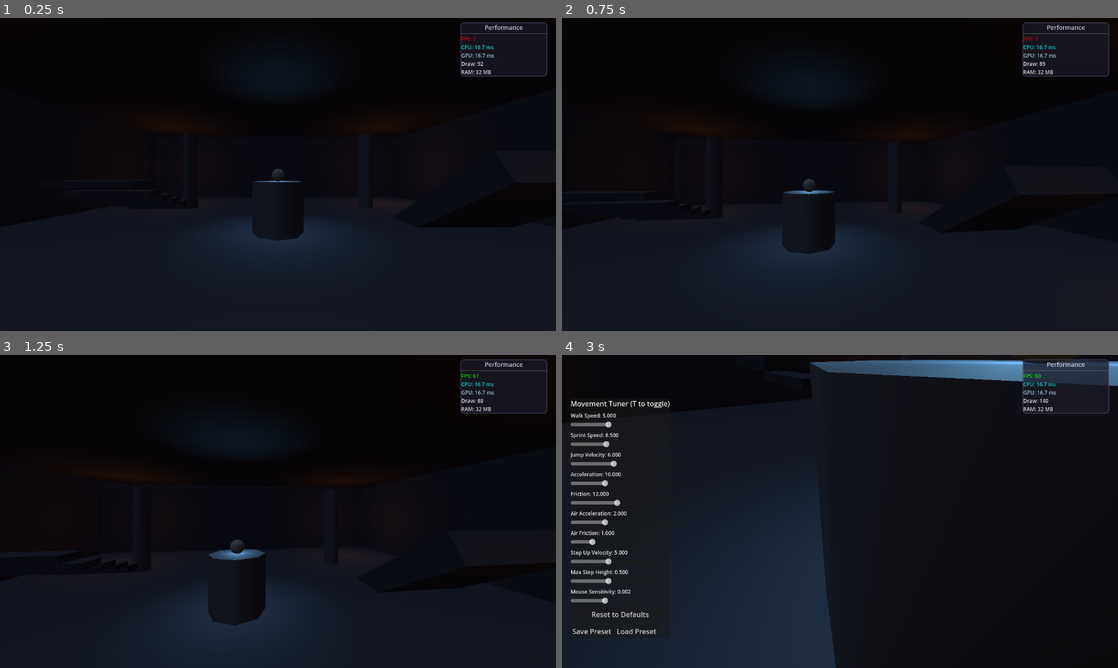
Above: before the commit, frames 1-4 (two rows, left to right).
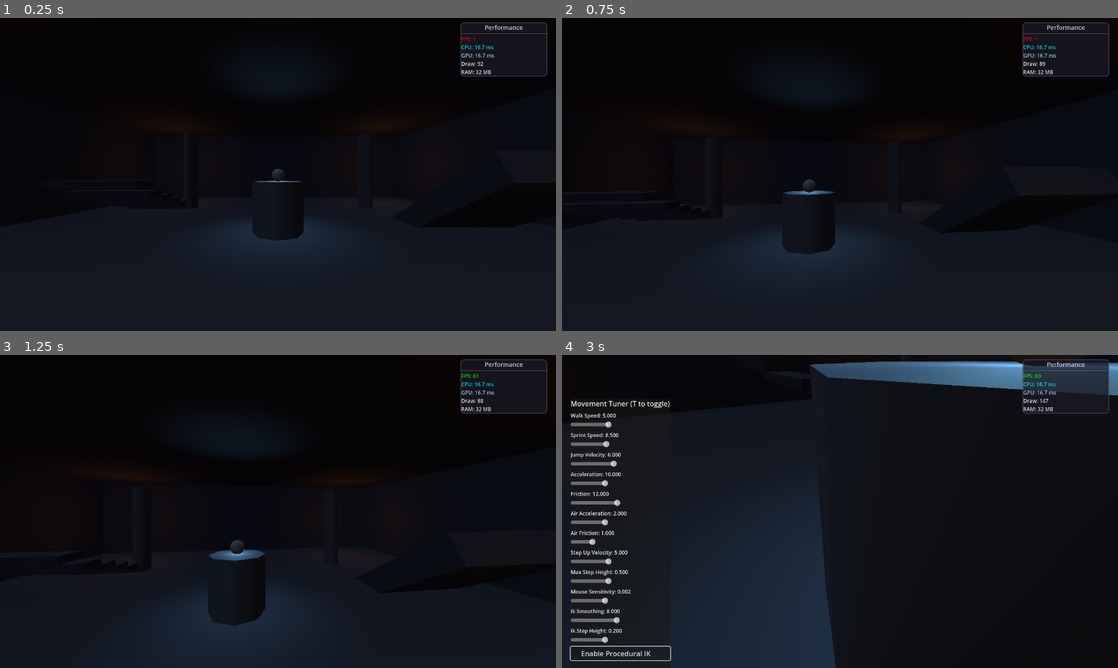
Above: after the commit, the same moments.

Repository: alanops/brackeys-gamejam-2025
Game: Godot game, scene res://src/scenes/DungeonRoomFixed.tscn
The game is run twice, just before and just after one commit, with the same random seed, the same clock (stepped at 60 frames per second) and the same inputs.
Inputs (mouse positions are in pixels of both pictures, inside the frame that each line leads up to):
- Up to frame 1 (0.25 s): no input
- Up to frame 2 (0.75 s): move the mouse to (867, 174) at 0.52 s; hold W (move_forward) from 0.53 s (still down); hold Space (jump) from 0.53 s (still down)
- Up to frame 3 (1.25 s): keep holding W (move_forward); keep holding Space (jump)
- Up to frame 4 (3 s): move the mouse to (812, 511) at 1.27 s; release Space (jump) at 1.28 s; tap Shift (sprint) at 1.35 s; tap Space (jump) at 1.52, 1.55, 1.82, 2.3 s; move the mouse to (851, 505) at 2.02 s; hold T (toggle_movement_tuner) 2.03-2.75 s; release W (move_forward) at 2.75 s; click (623, 652) at 2.75 s, where only the run after the commit has a clickable "Enable Procedural IK"

Frame 1 is identical in both runs. In frame 2, less than 0.1% of the frame differs, in the area x 39-50%, y 51-76%; in frame 3, less than 0.1%; in frame 4, 2.6%, in the area x 1-100%, y 1-98%.

Commit message:
Add procedural IK system for smooth stair climbing
Procedural IK features:
- Automatic height adjustment based on ground detection
- Smoothly raises player when approaching steps
- Real-time tunable parameters in Movement Tuner
- Can be toggled on/off with checkbox

IK Parameters:
- IK Smoothing (2-15): How quickly player adjusts height
- IK Step Height (0.05-0.5): Target height above ground

How it works:
- Casts rays down from virtual 'feet' positions
- Detects ground height and smoothly adjusts player
- Only active when on ground and not jumping
- Replaces bouncy step-up when enabled

Benefits over manual step-up:
- Much smoother stair climbing
- No sudden velocity changes
- Natural-looking height transitions
- Works on any angled surface

Diff:
--- a/src/scenes/Player.tscn
+++ b/src/scenes/Player.tscn
@@ -1,6 +1,7 @@
-[gd_scene load_steps=4 format=3 uid="uid://c8qhvmp2xvl5d"]
+[gd_scene load_steps=5 format=3 uid="uid://c8qhvmp2xvl5d"]
 
 [ext_resource type="Script" path="res://src/scripts/FirstPersonController.gd" id="1_qxvmp"]
+[ext_resource type="Script" path="res://src/scripts/ProceduralStepIK.gd" id="2_ik_script"]
 
 [sub_resource type="CapsuleShape3D" id="CapsuleShape3D_1"]
 radius = 0.4
@@ -25,3 +26,6 @@
 [node name="Camera3D" type="Camera3D" parent="."]
 transform = Transform3D(1, 0, 0, 0, 1, 0, 0, 0, 1, 0, 1.6, 0)
 fov = 75.0
+
+[node name="ProceduralStepIK" type="Node3D" parent="."]
+script = ExtResource("2_ik_script")
--- a/src/scripts/FirstPersonController.gd
+++ b/src/scripts/FirstPersonController.gd
@@ -37,6 +37,7 @@
 var mouse_sensitivity = MOUSE_SENSITIVITY
 
 @onready var camera = $Camera3D
+@onready var procedural_ik = $ProceduralStepIK
 
 func _ready():
 	add_to_group("player")
@@ -93,8 +94,10 @@
 	move_and_slide()
 
 	# Handle step-up after moving to detect collisions
+	# Only use manual step-up if IK is disabled or not available
 	if not noclip_enabled and is_on_floor():
-		handle_step_up(delta)
+		if not procedural_ik or not procedural_ik.enabled:
+			handle_step_up(delta)
 
 func handle_normal_movement(delta):
 	# Add gravity
@@ -199,6 +202,14 @@
 			max_step_height = value
 		"mouse_sensitivity":
 			mouse_sensitivity = value
+		"ik_smoothing":
+			if procedural_ik:
+				procedural_ik.smoothing_speed = value
+				print("IK smoothing set to: ", value)
+		"ik_step_height":
+			if procedural_ik:
+				procedural_ik.step_height_offset = value
+				print("IK step height set to: ", value)
 
 func toggle_noclip():
 	noclip_enabled = !noclip_enabled
--- a/src/scripts/MovementTuner.gd
+++ b/src/scripts/MovementTuner.gd
@@ -16,6 +16,8 @@
 	"step_up_velocity": {"min": 2.0, "max": 10.0, "step": 0.1, "default": 5.0},
 	"max_step_height": {"min": 0.2, "max": 1.0, "step": 0.1, "default": 0.5},
 	"mouse_sensitivity": {"min": 0.0005, "max": 0.005, "step": 0.0001, "default": 0.002},
+	"ik_smoothing": {"min": 2.0, "max": 15.0, "step": 0.5, "default": 8.0},
+	"ik_step_height": {"min": 0.05, "max": 0.5, "step": 0.05, "default": 0.2},
 }
 
 func _ready():
@@ -43,6 +45,13 @@
 	for param_name in movement_params:
 		var param_data = movement_params[param_name]
 		create_parameter_slider(vbox, param_name, param_data)
+
+	# IK Toggle
+	var ik_toggle = CheckBox.new()
+	ik_toggle.text = "Enable Procedural IK"
+	ik_toggle.button_pressed = true
+	ik_toggle.toggled.connect(_on_ik_toggled)
+	vbox.add_child(ik_toggle)
 
 	# Reset button
 	var reset_btn = Button.new()
@@ -100,6 +109,12 @@
 	else:
 		print("No player reference for parameter update: %s" % param_name)
 
+func _on_ik_toggled(pressed: bool):
+	if player_ref and player_ref.has_node("ProceduralStepIK"):
+		var ik_node = player_ref.get_node("ProceduralStepIK")
+		ik_node.enabled = pressed
+		print("Procedural IK ", "enabled" if pressed else "disabled")
+
 func _on_reset_pressed():
 	for param_name in movement_params:
 		var default_value = movement_params[param_name].default
--- /dev/null
+++ b/src/scripts/PlayerIK.gd
@@ -0,0 +1,99 @@
+extends Node3D
+
+# IK system for player foot placement
+# Requires a skeleton with leg bones and IK targets
+
+@export var skeleton: Skeleton3D
+@export var left_foot_ik: SkeletonIK3D
+@export var right_foot_ik: SkeletonIK3D
+@export var raycast_distance: float = 2.0
+@export var foot_offset: float = 0.1
+@export var interpolation_speed: float = 10.0
+@export var max_foot_distance: float = 0.5
+
+var left_foot_target: Vector3
+var right_foot_target: Vector3
+var left_foot_position: Vector3
+var right_foot_position: Vector3
+
+@onready var space_state = get_world_3d().direct_space_state
+
+func _ready():
+	if not skeleton:
+		push_error("PlayerIK: No skeleton assigned!")
+		set_physics_process(false)
+		return
+
+	# Initialize foot positions
+	if left_foot_ik:
+		left_foot_position = left_foot_ik.get_target_transform().origin
+		left_foot_target = left_foot_position
+
+	if right_foot_ik:
+		right_foot_position = right_foot_ik.get_target_transform().origin
+		right_foot_target = right_foot_position
+
+func _physics_process(delta):
+	if not skeleton:
+		return
+
+	# Cast rays down from each foot to find ground
+	update_foot_placement(left_foot_ik, left_foot_target, left_foot_position, delta)
+	update_foot_placement(right_foot_ik, right_foot_target, right_foot_position, delta)
+
+func update_foot_placement(foot_ik: SkeletonIK3D, target: Vector3, current_pos: Vector3, delta: float):
+	if not foot_ik:
+		return
+
+	# Get the foot bone's world position
+	var foot_bone_id = foot_ik.get_tip_bone()
+	var foot_transform = skeleton.global_transform * skeleton.get_bone_global_pose(foot_bone_id)
+	var foot_origin = foot_transform.origin
+
+	# Cast ray down from foot position
+	var ray_start = foot_origin + Vector3(0, 0.5, 0)
+	var ray_end = foot_origin + Vector3(0, -raycast_distance, 0)
+
+	var ray_params = PhysicsRayQueryParameters3D.create(ray_start, ray_end)
+	ray_params.exclude = [get_parent()] # Exclude the player
+	ray_params.collision_mask = 1 # Only check against ground layer
+
+	var result = space_state.intersect_ray(ray_params)
+
+	if result:
+		# Found ground - place foot with offset
+		var new_target = result.position + Vector3(0, foot_offset, 0)
+
+		# Clamp foot movement to prevent overextension
+		var hip_position = foot_origin + Vector3(0, max_foot_distance, 0)
+		if new_target.distance_to(hip_position) > max_foot_distance:
+			var direction = (new_target - hip_position).normalized()
+			new_target = hip_position + direction * max_foot_distance
+
+		target = new_target
+	else:
+		# No ground found - use default position
+		var default_transform = foot_ik.get_target_transform()
+		target = skeleton.global_transform * default_transform.origin
+
+	# Smoothly interpolate to target position
+	current_pos = current_pos.lerp(target, interpolation_speed * delta)
+
+	# Update IK target
+	var ik_transform = foot_ik.get_target_transform()
+	ik_transform.origin = skeleton.global_transform.inverse() * current_pos
+	foot_ik.set_target_transform(ik_transform)
+
+	# Store the positions for next frame
+	if foot_ik == left_foot_ik:
+		left_foot_target = target
+		left_foot_position = current_pos
+	else:
+		right_foot_target = target
+		right_foot_position = current_pos
+
+func set_ik_enabled(enabled: bool):
+	if left_foot_ik:
+		left_foot_ik.start(enabled)
+	if right_foot_ik:
+		right_foot_ik.start(enabled)
--- /dev/null
+++ b/src/scripts/ProceduralStepIK.gd
@@ -0,0 +1,79 @@
+extends Node3D
+
+# Procedural IK system for smooth stair climbing
+# This adjusts the player's height based on foot placement
+
+@export var step_height_offset: float = 0.2
+@export var smoothing_speed: float = 8.0
+@export var ray_distance: float = 1.5
+@export var foot_spacing: float = 0.3
+@export var enabled: bool = true
+
+var player: CharacterBody3D
+var current_height_offset: float = 0.0
+var target_height_offset: float = 0.0
+
+func _ready():
+	player = get_parent() as CharacterBody3D
+	if not player:
+		push_error("ProceduralStepIK must be child of CharacterBody3D")
+		set_physics_process(false)
+
+func _physics_process(delta):
+	if not enabled or not player:
+		return
+
+	# Only apply IK when on ground and moving slowly (not jumping)
+	if not player.is_on_floor() or abs(player.velocity.y) > 2.0:
+		target_height_offset = 0.0
+		current_height_offset = lerp(current_height_offset, target_height_offset, smoothing_speed * delta)
+		return
+
+	# Cast rays for "virtual feet"
+	var space_state = get_world_3d().direct_space_state
+	var player_pos = player.global_position
+	var movement_dir = Vector3(player.velocity.x, 0, player.velocity.z).normalized()
+
+	# Calculate foot positions based on movement direction
+	var left_foot_pos = player_pos + Vector3(-foot_spacing, 0, 0).rotated(Vector3.UP, atan2(movement_dir.x, movement_dir.z))
+	var right_foot_pos = player_pos + Vector3(foot_spacing, 0, 0).rotated(Vector3.UP, atan2(movement_dir.x, movement_dir.z))
+	var center_pos = player_pos + movement_dir * 0.3 # Look slightly ahead
+
+	# Cast rays from each foot position
+	var heights = []
+	for foot_pos in [left_foot_pos, right_foot_pos, center_pos]:
+		var ray_params = PhysicsRayQueryParameters3D.create(
+			foot_pos + Vector3(0, 0.5, 0),
+			foot_pos + Vector3(0, -ray_distance, 0)
+		)
+		ray_params.exclude = [player]
+		ray_params.collision_mask = 1
+
+		var result = space_state.intersect_ray(ray_params)
+		if result:
+			var ground_height = result.position.y
+			var ideal_player_height = ground_height + step_height_offset
+			var height_diff = ideal_player_height - player_pos.y
+
+			# Only adjust if we need to step up (not down)
+			if height_diff > -0.1 and height_diff < 0.5:
+				heights.append(height_diff)
+
+	# Use the highest point (to ensure we clear all obstacles)
+	if heights.size() > 0:
+		target_height_offset = heights.max()
+	else:
+		target_height_offset = 0.0
+
+	# Smooth the height adjustment
+	current_height_offset = lerp(current_height_offset, target_height_offset, smoothing_speed * delta)
+
+	# Apply the height offset to the player
+	if abs(current_height_offset) > 0.01:
+		player.position.y += current_height_offset * delta * smoothing_speed
+
+func set_enabled(value: bool):
+	enabled = value
+	if not enabled:
+		current_height_offset = 0.0
+		target_height_offset = 0.0
